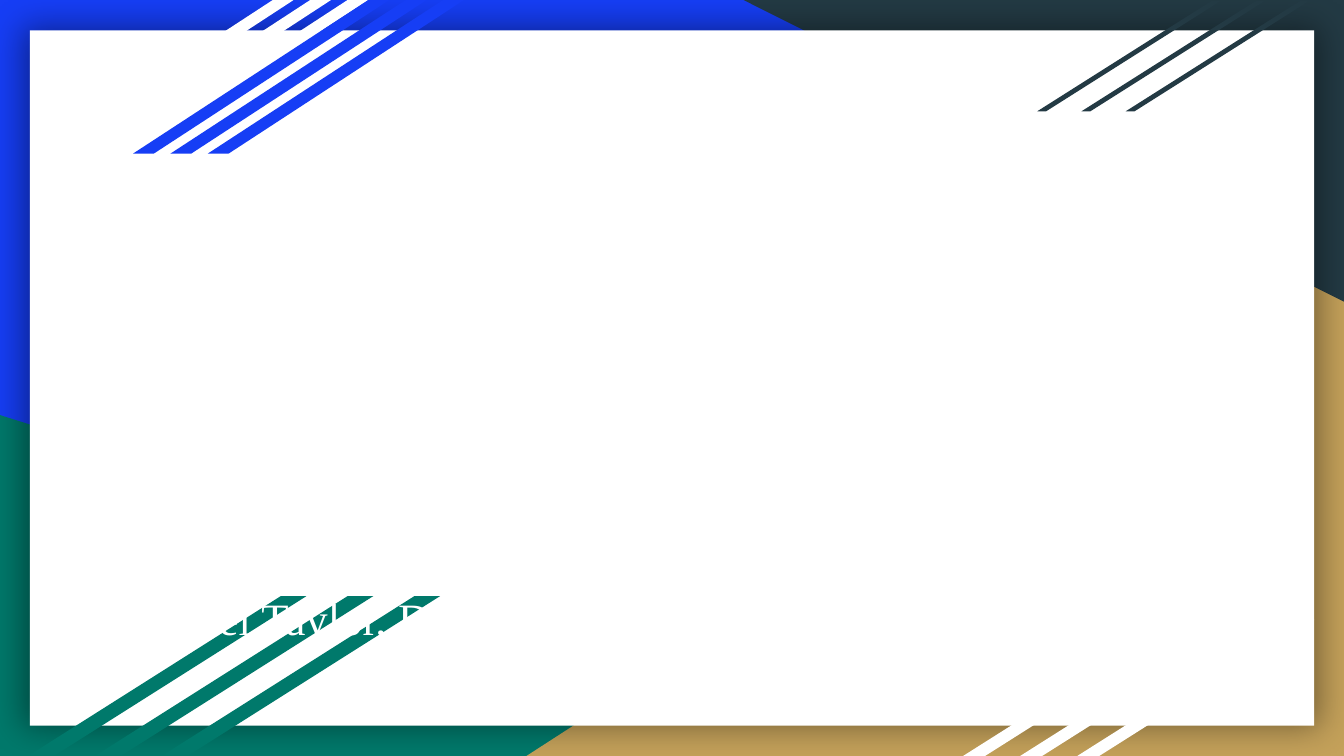
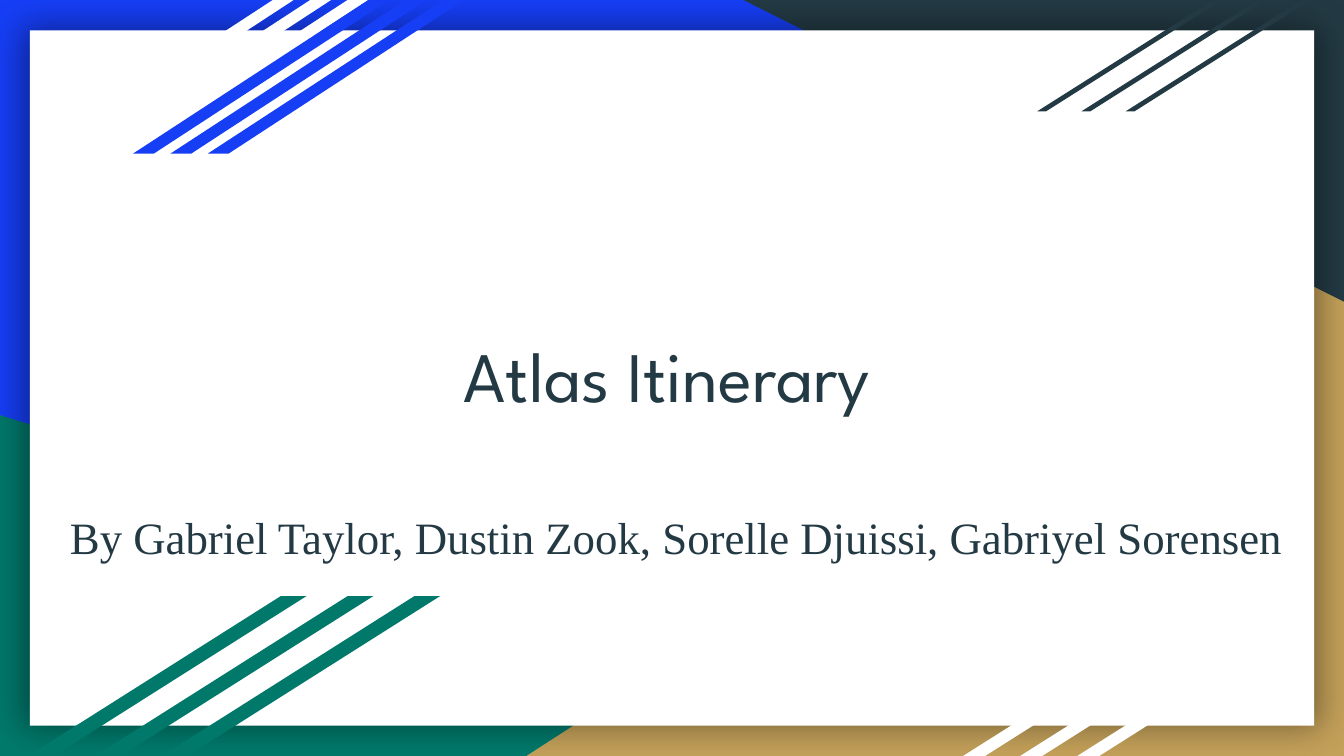
Before and after one commit to DustinWZook/Atlas-Itinerary, a slide deck: slide 1 of Documents/Project Design/Project Design.pptx. Drawn at 1344x756 pixels with LibreOffice and Linux fonts; fonts in the diff are those of the drawing. Boxes give left, top, right and bottom in pixels: in the first picture for what was removed or moved away, otherwise in the second. Text is boxed around its words. In the diff, an @@ line names an element or a change of style, - is before the commit and + after.

```diff
--- a/Documents/Project Design/Project Design.pptx
+++ b/Documents/Project Design/Project Design.pptx
@@ title added at (x1=464, y1=353, x2=870, y2=417), 38 pt, text #233A44 @@
+Atlas Itinerary
@@ subtitle "By Gabriel Taylor, Dustin Zook, ..." moved from (x1=117, y1=600, x2=517, y2=644) to (x1=70, y1=523, x2=1281, y2=564) @@
@@ subtitle "By Gabriel Taylor, Dustin Zook, ..." at (x1=70, y1=523, x2=1281, y2=564): text colour #FFFFFF to #233A44 @@
```
Also in this commit, not shown: 5 other slides changed, 2 slides added.
